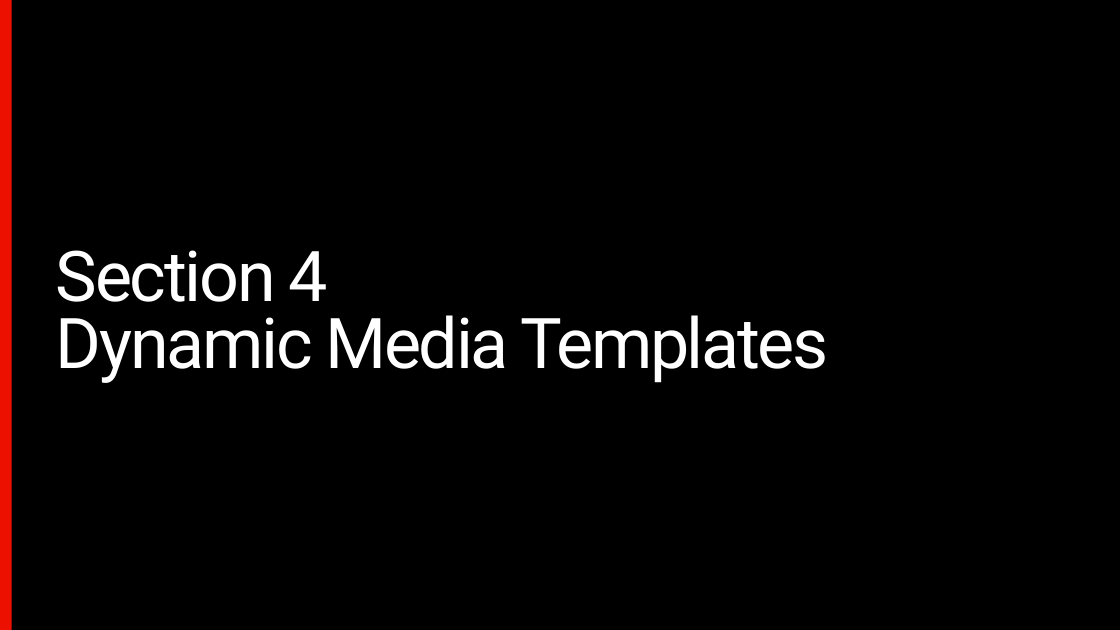
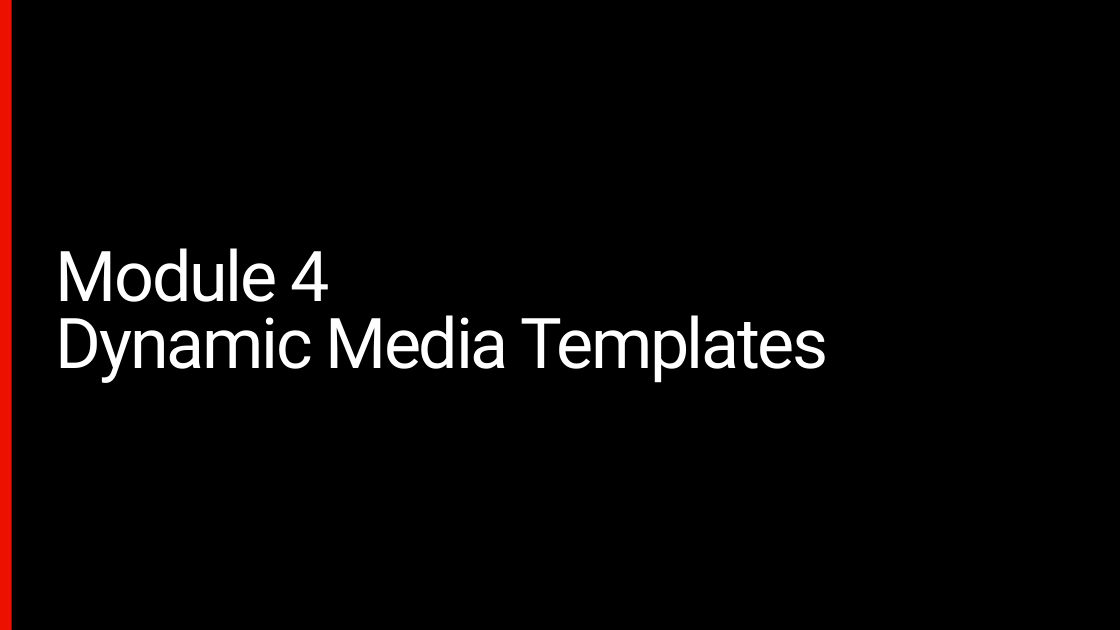
Before and after one commit to rfreemo/accelerator-aem-work-with-assetsview, a slide deck: slide 55 of presentation/aem-assets-working-assetsview.pptx (slide 49 before the commit). Drawn at 1120x630 pixels with LibreOffice and Linux fonts; fonts in the diff are those of the drawing. Boxes give left, top, right and bottom in pixels: in the first picture for what was removed or moved away, otherwise in the second. Text is boxed around its words. In the diff, an @@ line names an element or a change of style, - is before the commit and + after.

```diff
--- a/presentation/aem-assets-working-assetsview.pptx
+++ b/presentation/aem-assets-working-assetsview.pptx
@@ title at [56,248,329,302]: text changed @@
-Section 4
+Module 4
```
Also in this commit, not shown: 23 other slides changed, 8 slides added, 2 other files.
